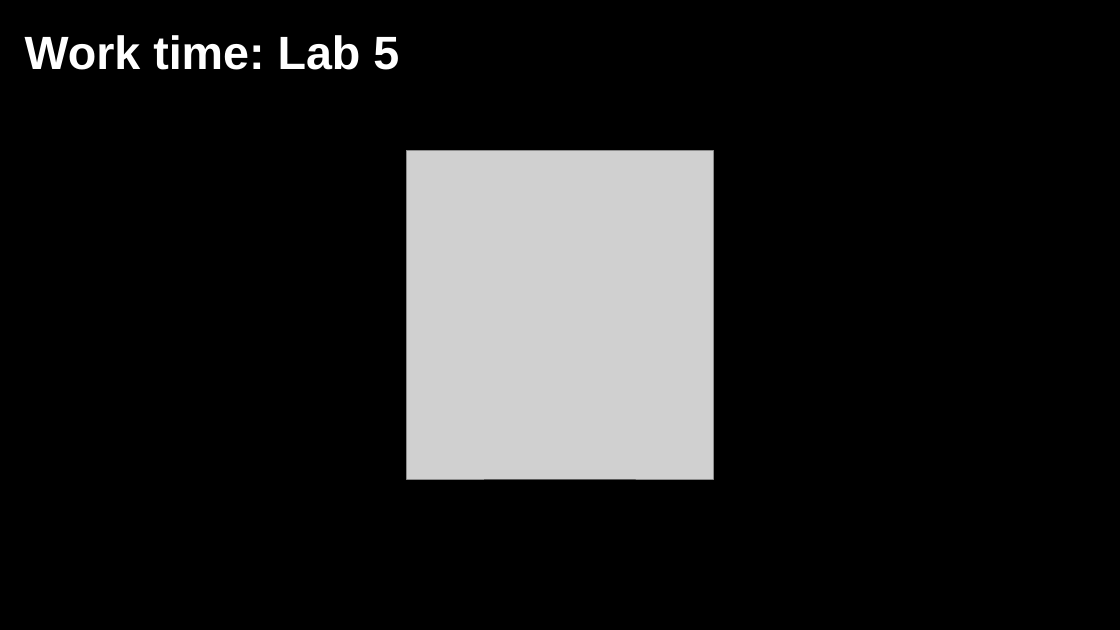
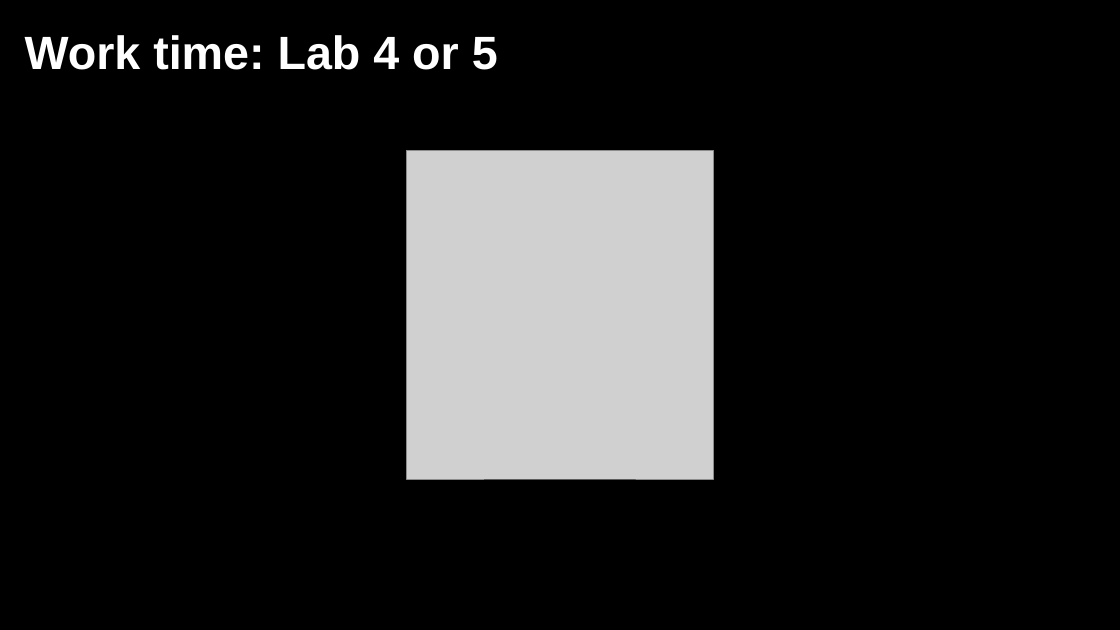
Before and after one commit to jshannon75/geog4300, a slide deck: slide 9 of in_class_slides/geog4300_W11-1 Univariate regression.pptx. Drawn at 1120x630 pixels with LibreOffice and Linux fonts; fonts in the diff are those of the drawing; grey boxes stand for pictures; background and template pictures are left out. Boxes give left, top, right and bottom in pixels: in the first picture for what was removed or moved away, otherwise in the second. Text is boxed around its words. In the diff, an @@ line names an element or a change of style, - is before the commit and + after.

```diff
--- a/in_class_slides/geog4300_W11-1 Univariate regression.pptx
+++ b/in_class_slides/geog4300_W11-1 Univariate regression.pptx
@@ text at (25,35,498,70): text changed @@
-Work time: Lab 5
+Work time: Lab 4 or 5
```
